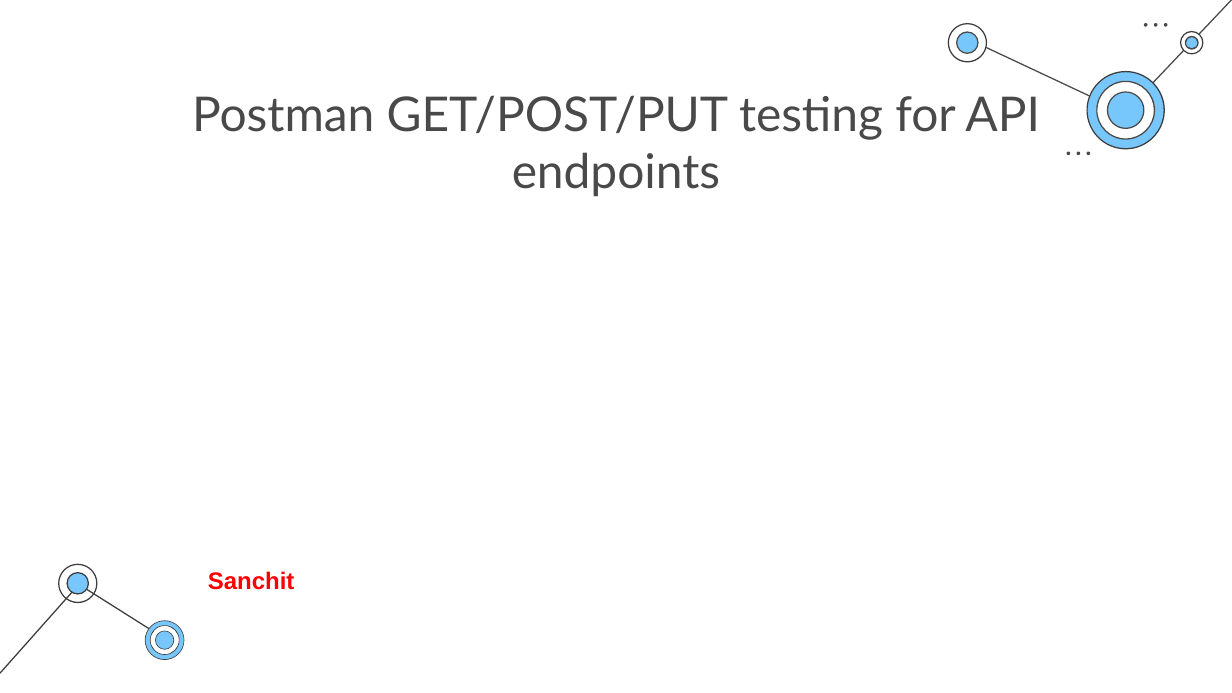
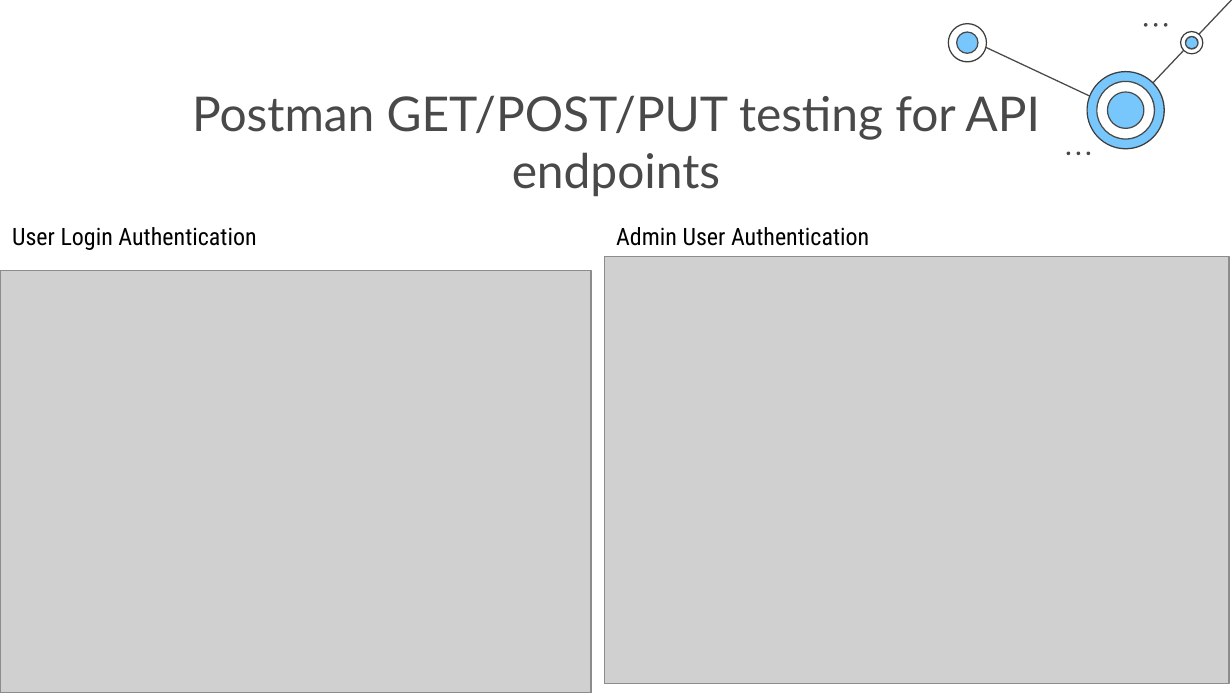
Before and after one commit to kabilan16/LoanManagement, a slide deck: slide 5 of Technology Consulting by Slidesgo.pptx. Drawn at 1232x693 pixels with LibreOffice and Linux fonts; fonts in the diff are those of the drawing; grey boxes stand for pictures. Boxes give left, top, right and bottom in pixels: in the first picture for what was removed or moved away, otherwise in the second. Text is boxed around its words. In the diff, an @@ line names an element or a change of style, - is before the commit and + after.

```diff
--- a/Technology Consulting by Slidesgo.pptx
+++ b/Technology Consulting by Slidesgo.pptx
@@ text added at box(12, 227, 256, 250), 14 pt, text #000000 @@
+User Login Authentication
@@ text added at box(616, 227, 869, 246), 14 pt, text #000000 @@
+Admin User Authentication
@@ picture added at box(605, 257, 1230, 684) @@
@@ picture added at box(0, 270, 591, 692) @@
@@ freeform shape removed at box(58, 564, 97, 604) @@
@@ freeform shape removed at box(67, 572, 89, 594) @@
@@ freeform shape removed at box(68, 573, 89, 594) @@
@@ line removed from (80, 585) to (170, 642) @@
@@ text removed at box(208, 571, 295, 590) @@
-Sanchit
@@ group removed at box(145, 621, 185, 660): 6 freeform shapes @@
```
Also in this commit, not shown: 5 other slides changed, 2 slides removed.
